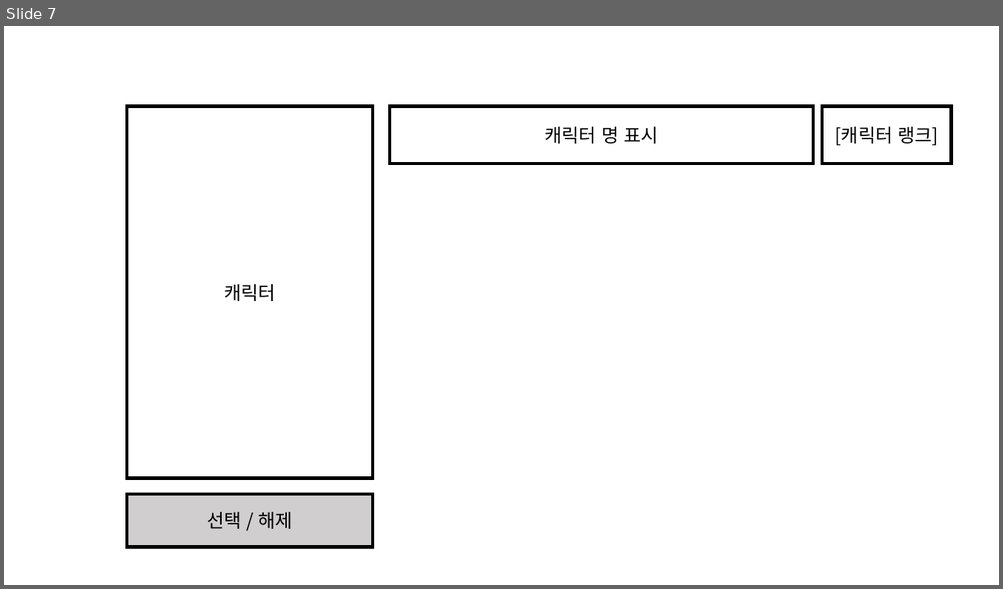
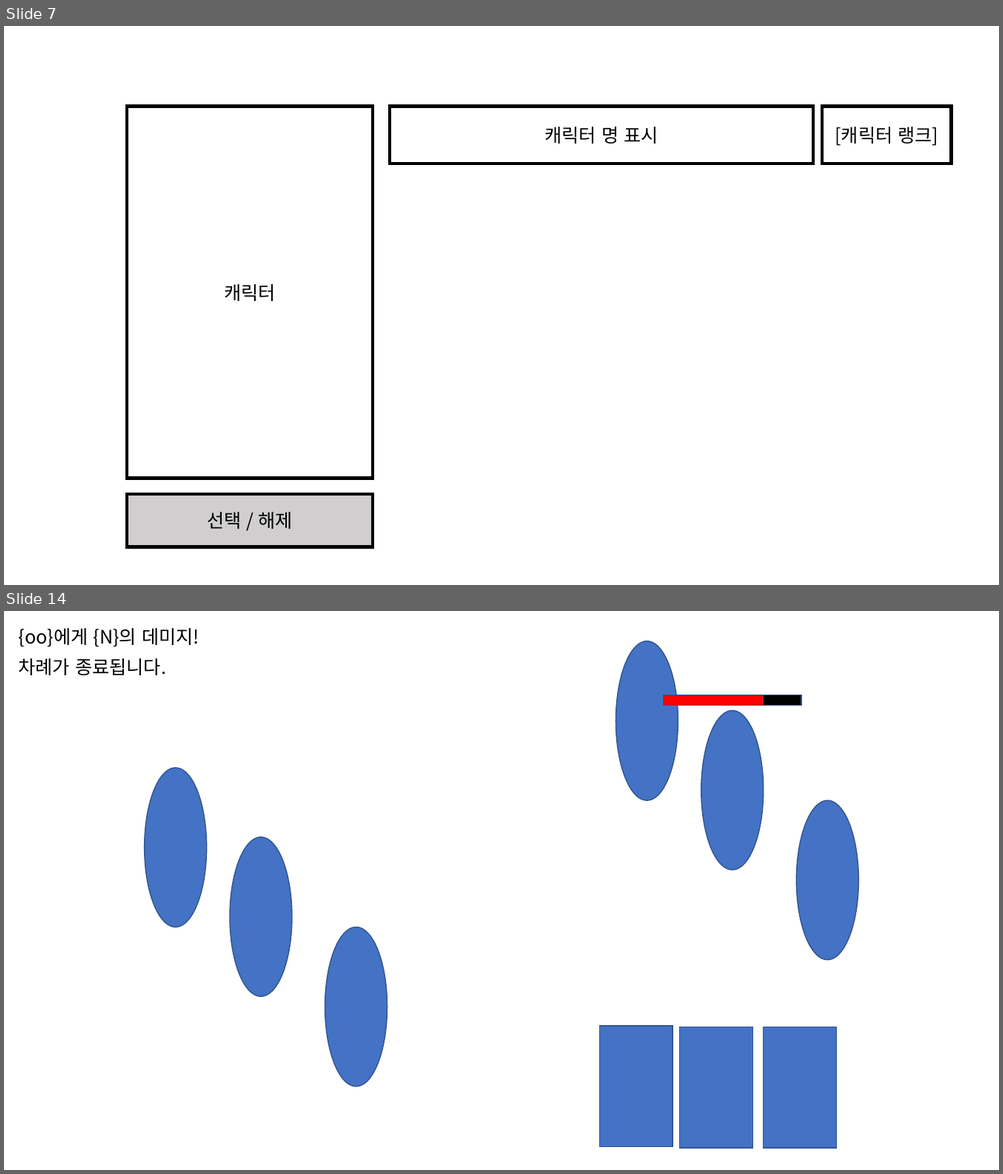
Before and after one commit to graduprojct/basefile, a slide deck: 문서/기획서 자료.pptx. Shown one above the other, each under a label of ours: slide 7 before the commit, slides 7 and 14 after it; the slides between them are not shown. The pictures are 1003x589 and 1003x1174 pixels, drawn with LibreOffice and Linux fonts; fonts in the diff are those of the drawing. Boxes give left, top, right and bottom in pixels: in the first picture for what was removed or moved away, otherwise in the second. Text is boxed around its words. In the diff, an @@ line names an element or a change of style, - is before the commit and + after.

```diff
--- a/문서/기획서 자료.pptx
+++ b/문서/기획서 자료.pptx
@@ slide 14 added at (4,611,999,1170), background #FFFFFF @@
@@ text added at (19,628,199,647), 18 pt, text #000000 @@
+{oo}에게 {N}의 데미지!
@@ ellipse added at (616,641,677,800), fill #4472C4, outline #325491 1 pt @@
@@ text added at (19,658,166,675), 18 pt, text #000000 @@
+차례가 종료됩니다.
@@ rectangle added at (663,695,801,705), fill #000000, outline #325491 1 pt @@
@@ rectangle added at (663,695,762,705), fill #FF0000, outline #325491 1 pt @@
@@ ellipse added at (701,710,762,870), fill #4472C4, outline #325491 1 pt @@
@@ ellipse added at (145,768,206,927), fill #4472C4, outline #325491 1 pt @@
@@ ellipse added at (797,800,858,960), fill #4472C4, outline #325491 1 pt @@
@@ ellipse added at (230,837,292,997), fill #4472C4, outline #325491 1 pt @@
@@ ellipse added at (325,927,387,1087), fill #4472C4, outline #325491 1 pt @@
@@ rectangle added at (600,1027,672,1147), fill #4472C4, outline #325491 1 pt @@
@@ rectangle added at (679,1028,752,1148), fill #4472C4, outline #325491 1 pt @@
@@ rectangle added at (763,1028,836,1148), fill #4472C4, outline #325491 1 pt @@
```
Also in this commit, not shown: 6 other slides added, 1 other file.
